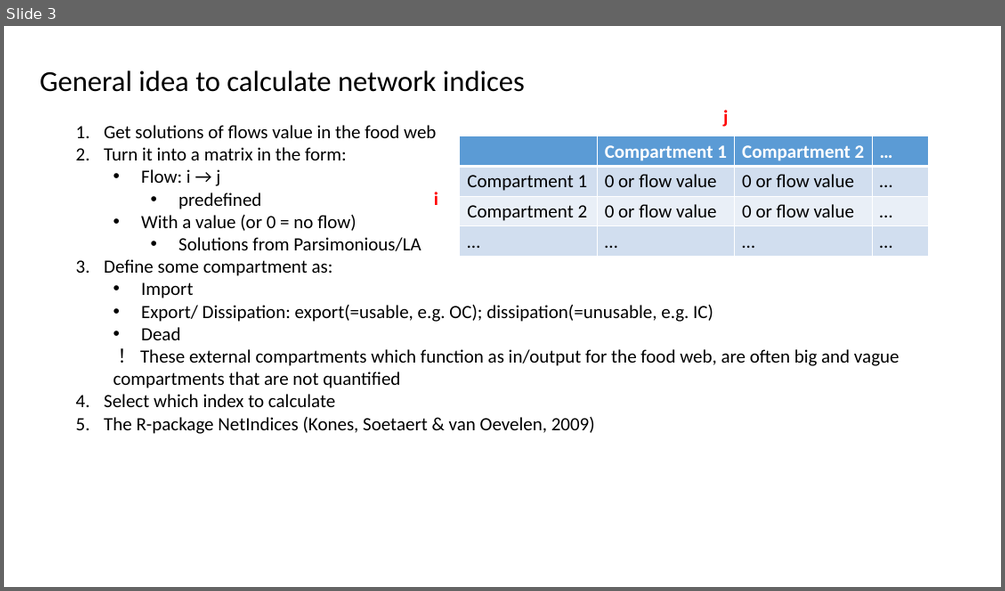
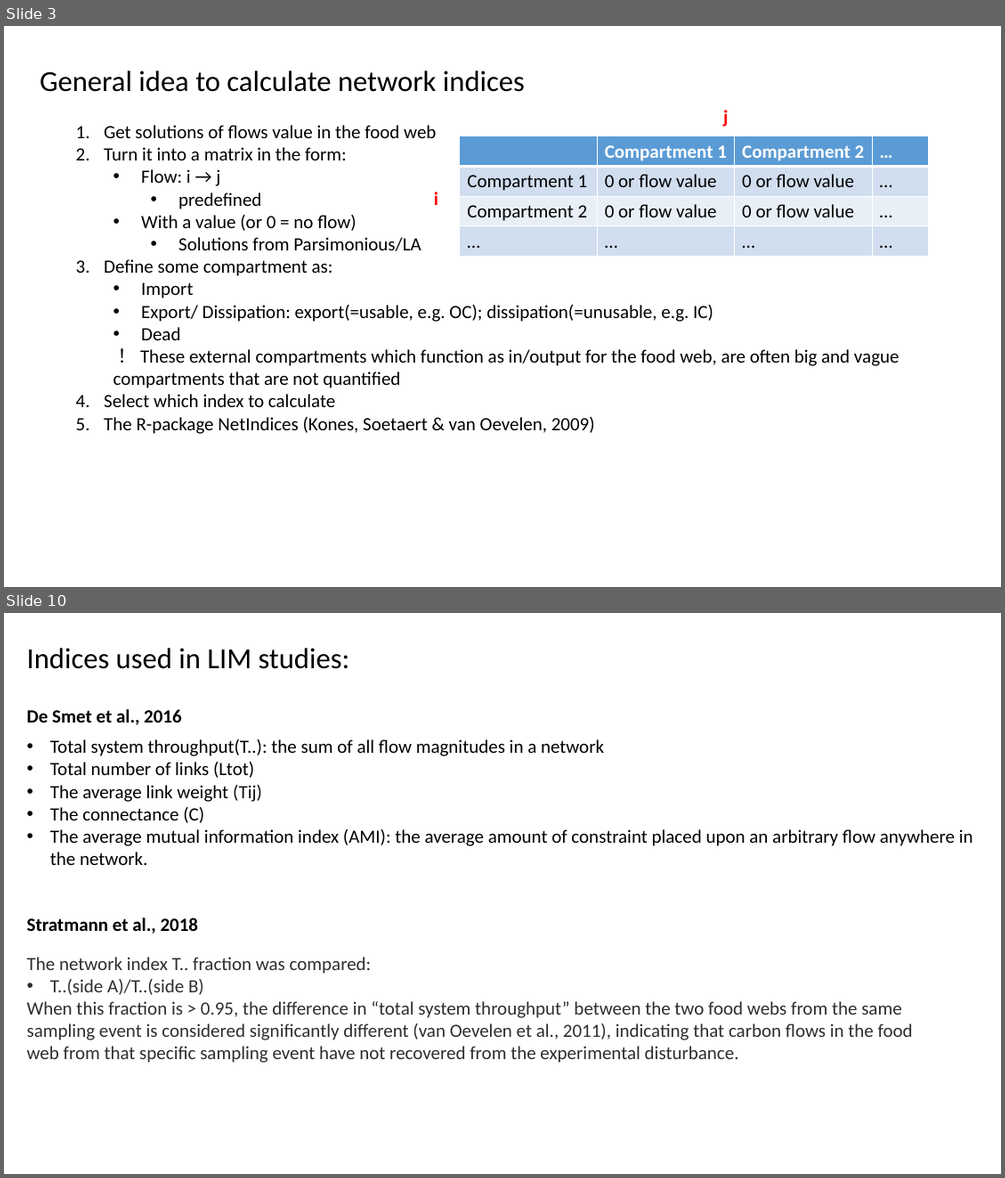
Before and after one commit to chueh1115/GPSC_data, a slide deck: context/GCfoodweb_p3.pptx. Shown one above the other, each under a label of ours: slide 3 before the commit, slides 3 and 10 after it; the slides between them are not shown. The pictures are 1005x591 and 1005x1178 pixels, drawn with LibreOffice and Linux fonts; fonts in the diff are those of the drawing. Boxes give left, top, right and bottom in pixels: in the first picture for what was removed or moved away, otherwise in the second. Text is boxed around its words. In the diff, an @@ line names an element or a change of style, - is before the commit and + after.

```diff
--- a/context/GCfoodweb_p3.pptx
+++ b/context/GCfoodweb_p3.pptx
@@ slide 10 added at [4,613,1001,1174], background #FFFFFF @@
@@ text added at [27,648,350,669], 28 pt, text #000000 @@
+Indices used in LIM studies:
@@ text added at [27,709,182,725], 18 pt, text #000000, bold @@
+De Smet et al., 2016
@@ text added at [50,739,973,865], 18 pt, text #000000 @@
+• Total system throughput(T..): the sum of all flow magnitudes in a network
+• Total number of links (Ltot)
+• The average link weight (Tij)
+• The connectance (C)
+• The average mutual information index (AMI): the average amount of constraint placed upon an arbitrary flow anywhere in the network.
@@ text added at [27,917,199,933], 18 pt, text #000000, bold @@
+Stratmann et al., 2018
@@ text added at [27,957,913,1062], 18 pt, text #2E2E2E @@
+The network index T.. fraction was compared:
+• T..(side A)/T..(side B)
+When this fraction is > 0.95, the difference in “total system throughput” between the two food webs from the same sampling event is considered significantly different (van Oevelen et al., 2011), indicating that carbon flows in the food web from that specific sampling event have not recovered from the experimental disturbance.
```
Also in this commit, not shown: 7 slides changed, 6 other slides added, 14 other files.
